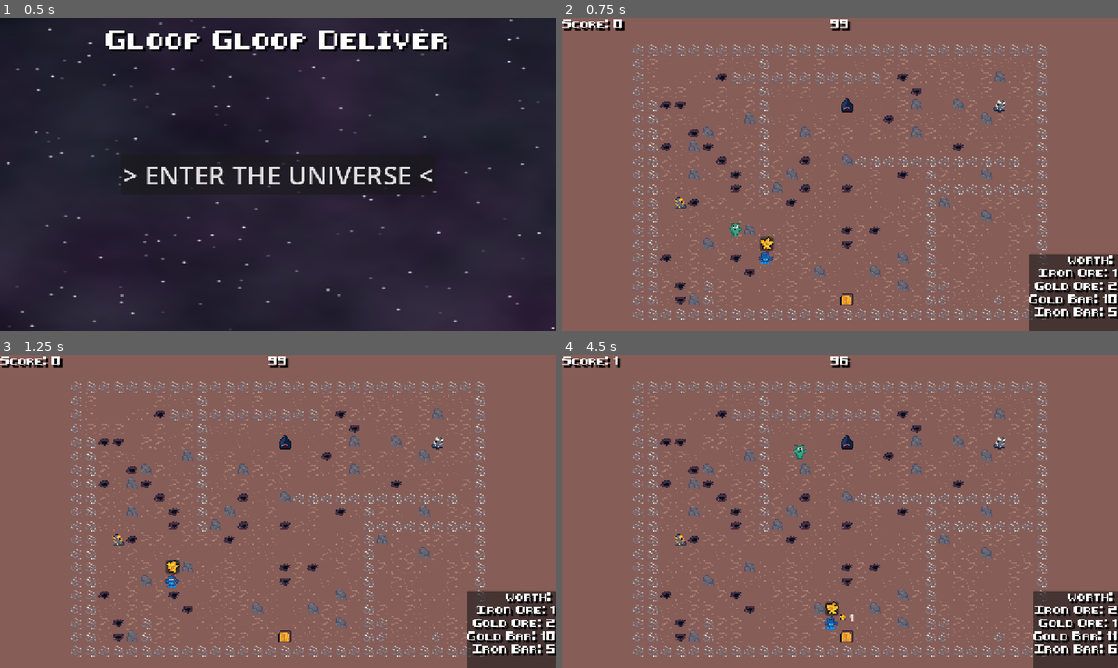
Above: before the commit, frames 1-4 (two rows, left to right).
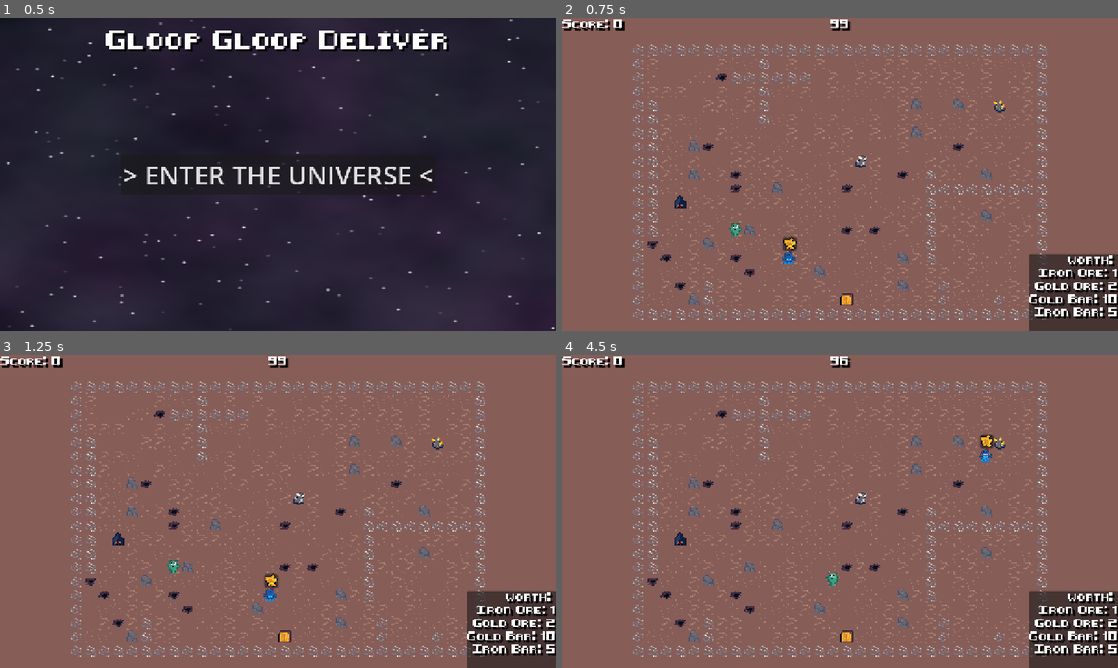
Above: after the commit, the same moments.

Repository: GameAISchool2026members/GloopGloopDelivery
Game: Godot game, scene res://menu/menu.tscn
Same seed, same stepped clock (60 frames per second), same inputs: the game is played once before the commit and once after it.
Inputs (mouse positions are in pixels of both pictures, inside the frame that each line leads up to):
- Up to frame 1 (0.5 s): no input
- Up to frame 2 (0.75 s): click "> ENTER THE UNIVERSE <" at 0.5 s
- Up to frame 3 (1.25 s): no input
- Up to frame 4 (4.5 s): move the mouse to (962, 495) at 1.27 s; hold D (right) 1.28-2.03 s; tap Space (interact) every 0.75 s from 1.35 to 4.35 s; click (962, 495) at 1.42 s; move the mouse to (728, 527) at 2.02 s; hold S (down) 2.03-2.78 s; move the mouse to (895, 442) at 2.77 s; hold D (right) 2.78-3.53 s; move the mouse to (812, 574) at 3.52 s; hold W (up) 3.53-4.28 s; click (812, 574) at 3.67 s; move the mouse to (1006, 558) at 4.27 s; hold A (left) from 4.28 s (still down)

Frame 1 is identical in both runs. In frame 2, 2.6% of the frame differs, in the area x 15-83%, y 16-93%; in frame 3, 2.5%; in frame 4, 3.7%, in the area x 9-100%, y 0-100%.

Commit message:
Tweak PCG params

Diff:
--- a/game/game.tscn
+++ b/game/game.tscn
@@ -96,6 +96,10 @@
 [node name="Terrain" parent="Environment" unique_id=879474183 instance=ExtResource("5_u5opy")]
 width = 30
 height = 20
+min_line_size = 5
+max_line_size = 10
+line_count = 8
+obstacle_percentage = 0.05
 
 [node name="Players" type="Node2D" parent="." unique_id=1032971318]
 
